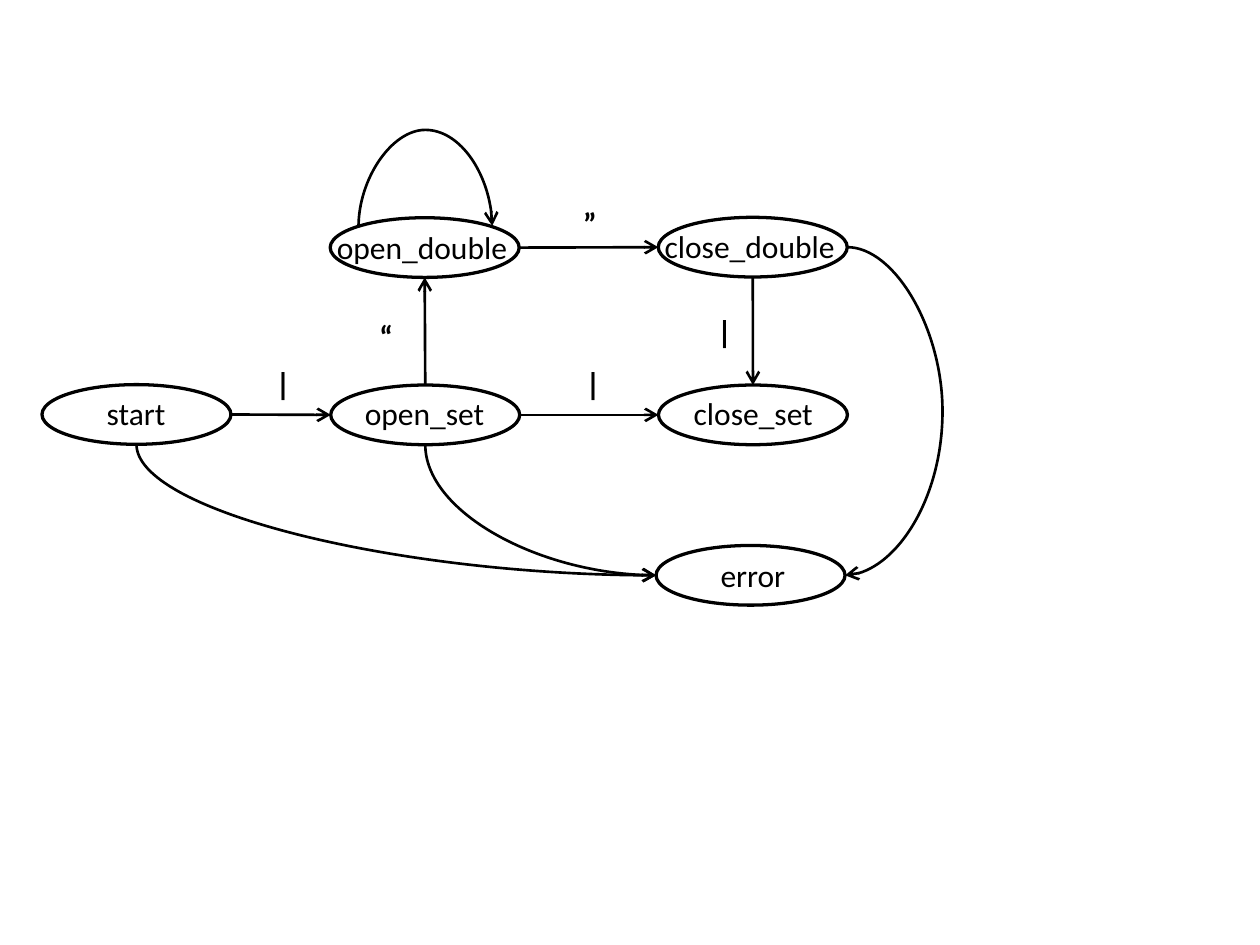
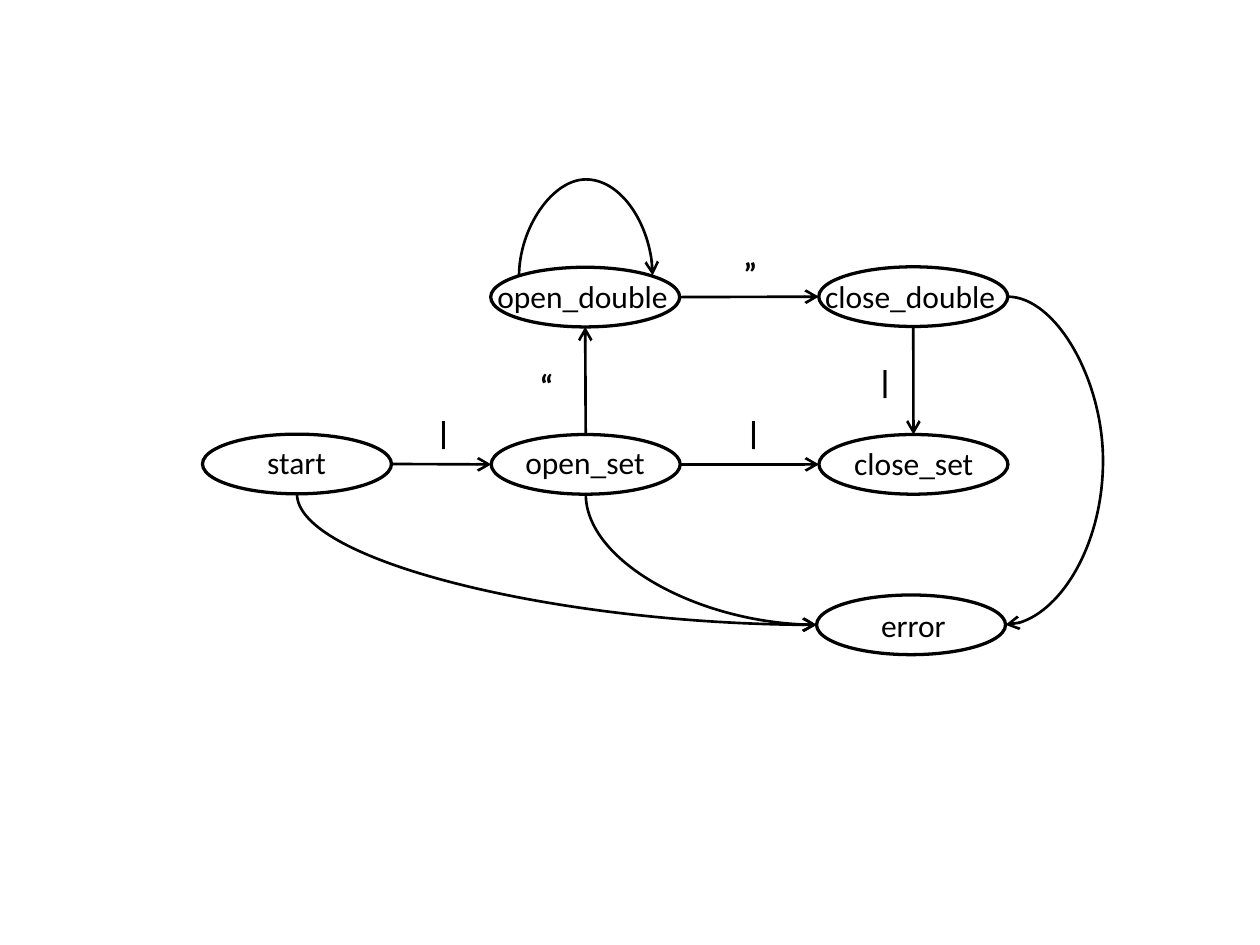
Before and after one commit to songlh/feast-2019, a slide deck: slide 1 of figure/cgc-fsm.pptx. Drawn at 1260x945 pixels with LibreOffice and Linux fonts; fonts in the diff are those of the drawing. Boxes give left, top, right and bottom in pixels: in the first picture for what was removed or moved away, otherwise in the second. Text is boxed around its words. In the diff, an @@ line names an element or a change of style, - is before the commit and + after.

```diff
--- a/figure/cgc-fsm.pptx
+++ b/figure/cgc-fsm.pptx
@@ 11 texts, 6 ellipses, 5 arrows, 4 curved arrows: place and size @@
-11 texts, 6 ellipses, 5 arrows, 4 curved arrows at box(42, 129, 943, 605)
+11 texts, 6 ellipses, 5 arrows, 4 curved arrows at box(202, 179, 1104, 655)
```
Also in this commit, not shown: 1 slide added, 17 other files.
